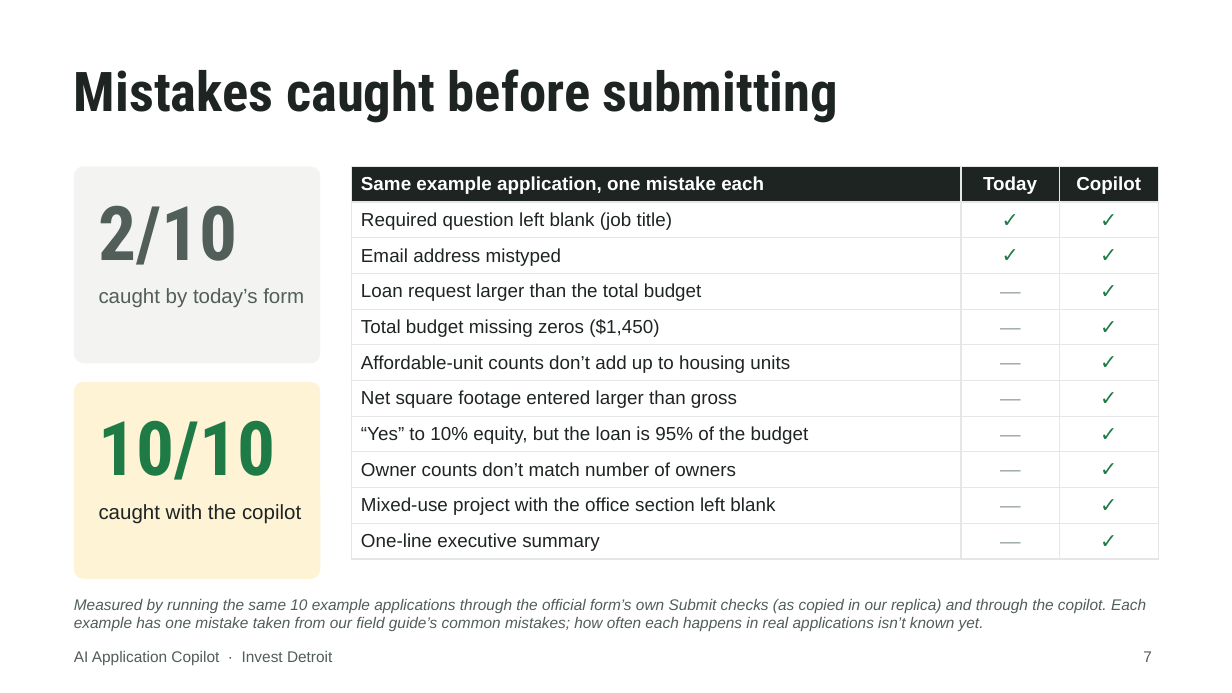
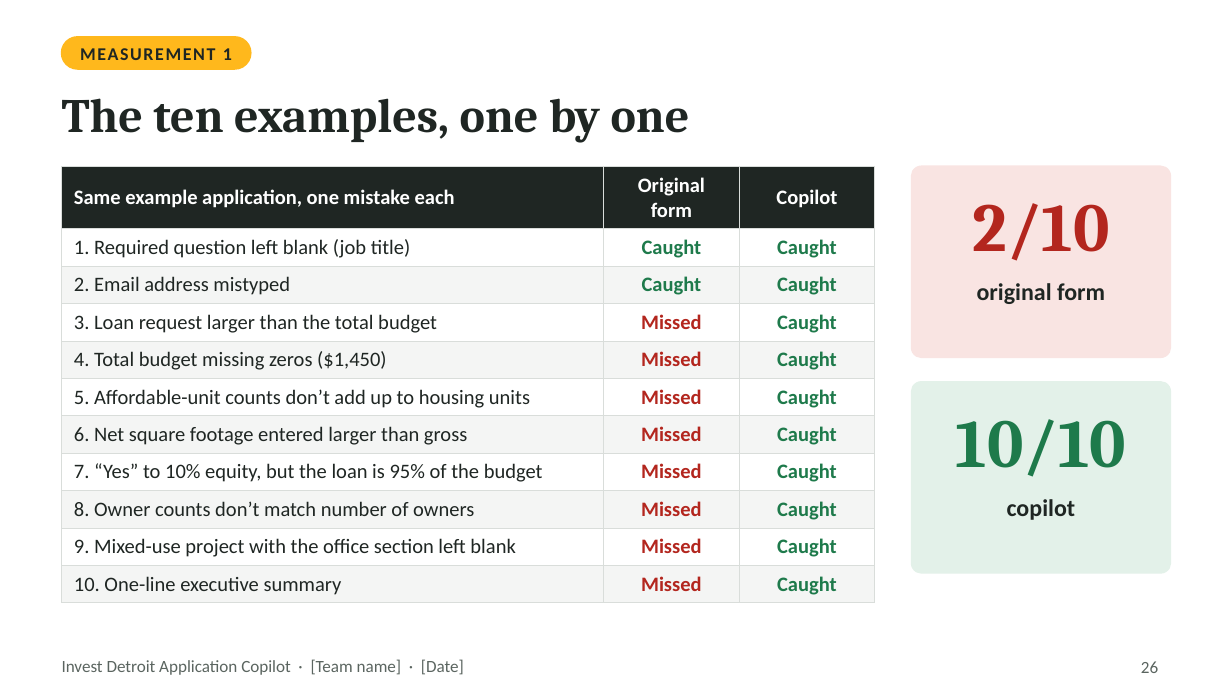
Before and after one commit to Ross-Business-Tech/Invest-Detroit-Project-1, a slide deck: slide 26 of docs/slides/Invest-Detroit-Copilot-Client-Deck.pptx (slide 7 before the commit). Drawn at 1232x693 pixels with LibreOffice and Linux fonts; fonts in the diff are those of the drawing; background and template pictures are left out. Boxes give left, top, right and bottom in pixels: in the first picture for what was removed or moved away, otherwise in the second. Text is boxed around its words. In the diff, an @@ line names an element or a change of style, - is before the commit and + after.

```diff
--- a/docs/slides/Invest-Detroit-Copilot-Client-Deck.pptx
+++ b/docs/slides/Invest-Detroit-Copilot-Client-Deck.pptx
@@ rounded rectangle added at (x1=62, y1=37, x2=250, y2=69), fill #FFB81C, outline #FFB81C 1 pt @@
@@ text added at (x1=80, y1=48, x2=232, y2=60), 10.5 pt, text #1F2623, bold @@
+MEASUREMENT 1
@@ title removed at (x1=74, y1=69, x2=838, y2=123) @@
-Mistakes caught before submitting
@@ title added at (x1=62, y1=98, x2=690, y2=142), 28 pt, text #1F2623, bold @@
+The ten examples, one by one
@@ table at (x1=62, y1=166, x2=875, y2=599) @@
-row 1, column 2: Today
+row 1, column 2: Original form
-row 2: Required question left blank (job title) | ✓ | ✓
+row 2: 1. Required question left blank (job title) | Caught | Caught
-row 3: Email address mistyped | ✓ | ✓
+row 3: 2. Email address mistyped | Caught | Caught
-row 4: Loan request larger than the total budget | — | ✓
+row 4: 3. Loan request larger than the total budget | Missed | Caught
-row 5: Total budget missing zeros ($1,450) | — | ✓
+row 5: 4. Total budget missing zeros ($1,450) | Missed | Caught
-row 6: Affordable-unit counts don’t add up to housing units | — | ✓
+row 6: 5. Affordable-unit counts don’t add up to housing units | Missed | Caught
-row 7: Net square footage entered larger than gross | — | ✓
+row 7: 6. Net square footage entered larger than gross | Missed | Caught
-row 8: “Yes” to 10% equity, but the loan is 95% of the budget | — | ✓
+row 8: 7. “Yes” to 10% equity, but the loan is 95% of the budget | Missed | Caught
-row 9: Owner counts don’t match number of owners | — | ✓
+row 9: 8. Owner counts don’t match number of owners | Missed | Caught
-row 10: Mixed-use project with the office section left blank | — | ✓
+row 10: 9. Mixed-use project with the office section left blank | Missed | Caught
-row 11: One-line executive summary | — | ✓
+row 11: 10. One-line executive summary | Missed | Caught
@@ fill #1D2421 to #1F2623 in row 1 @@
@@ fill none to #FFFFFF in 15 cells @@
@@ fill none to #F4F5F4 in 15 cells @@
@@ size 11 to 12 pt, font Arial to Calibri in "Same example application, one mistake each", "Copilot" @@
@@ borders changed @@
@@ table resized from (x1=351, y1=166, x2=1158, y2=555) to (x1=62, y1=166, x2=875, y2=599) @@
@@ rounded rectangle removed at (x1=74, y1=166, x2=320, y2=363) @@
@@ rounded rectangle added at (x1=912, y1=166, x2=1170, y2=357), fill #F9E4E2, outline #F9E4E2 1 pt @@
@@ text "2/10" moved from (x1=99, y1=205, x2=238, y2=265) to (x1=973, y1=203, x2=1110, y2=261) @@
@@ text "2/10" at (x1=973, y1=203, x2=1110, y2=261): size 44 to 40 pt, font Roboto Condensed to Cambria, text colour #515E59 to #B3261E; alignment left to centre; vertical alignment top to middle @@
@@ text removed at (x1=99, y1=288, x2=304, y2=307) @@
-caught by today’s form
@@ text added at (x1=977, y1=283, x2=1105, y2=304), 14 pt, text #1F2623, bold @@
+original form
@@ rounded rectangle removed at (x1=74, y1=382, x2=320, y2=579) @@
@@ rounded rectangle added at (x1=912, y1=382, x2=1170, y2=573), fill #E3F1E9, outline #E3F1E9 1 pt @@
@@ text "10/10" moved from (x1=99, y1=420, x2=276, y2=480) to (x1=956, y1=419, x2=1126, y2=477) @@
@@ text "10/10" at (x1=956, y1=419, x2=1126, y2=477): size 44 to 40 pt, font Roboto Condensed to Cambria, text colour #1E7B45 to #1E7A4B; alignment left to centre; vertical alignment top to middle @@
@@ text removed at (x1=99, y1=504, x2=301, y2=524) @@
-caught with the copilot
@@ text added at (x1=1007, y1=499, x2=1076, y2=520), 14 pt, text #1F2623, bold @@
+copilot
@@ text removed at (x1=74, y1=599, x2=1146, y2=631) @@
-Measured by running the same 10 example applications through the official form’s own Submit checks (as copied in our replica) and through the copilot. Each example has one mistake taken from our field guide’s common mistakes; how often each happens in real applications isn’t known yet.
@@ text added at (x1=62, y1=659, x2=464, y2=675), 10 pt, text #5B6560 @@
+Invest Detroit Application Copilot · [Team name] · [Date]
@@ text removed at (x1=74, y1=651, x2=332, y2=665) @@
-AI Application Copilot · Invest Detroit
@@ page number removed at (x1=1143, y1=651, x2=1152, y2=662) @@
-7
@@ page number added at (x1=1141, y1=661, x2=1158, y2=673), 10 pt, text #5B6560 @@
+26
```
Also in this commit, not shown: 7 other slides changed, 26 slides added, 2 slides removed, 31 other files.
